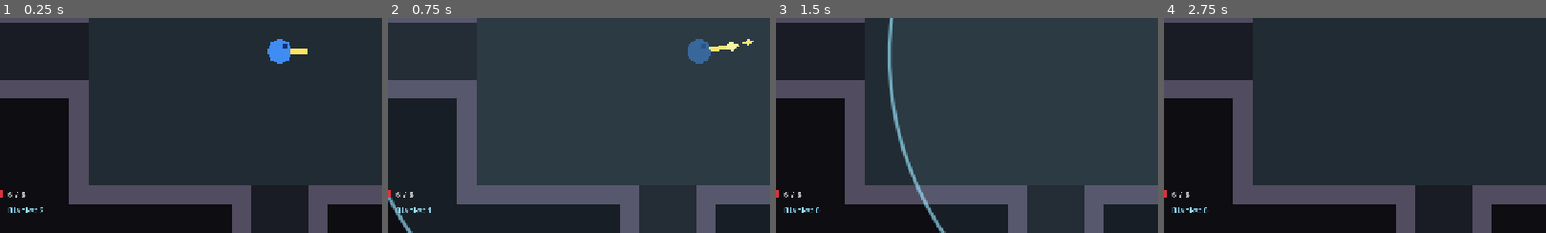
Above: before the commit, frames 1-4 (left to right).
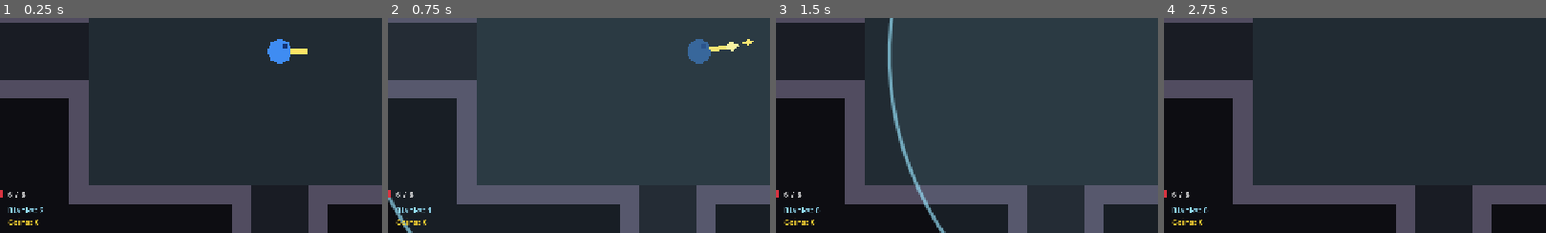
Above: after the commit, the same moments.

Repository: SalemRose/Gungeon-Massive-Ripoff-Edition
Game: Godot game, scene res://levels/floor_level/floor_level.tscn
Two runs of this game, one before a commit and one after it. Both use one fixed random seed, a clock stepped at 60 frames per second and the inputs below.
Inputs (mouse positions are % of the whole screen's width and height, from its top left):
- Up to frame 1 (0.25 s): no input
- Up to frame 2 (0.75 s): tap Enter at 0.5 s; move the mouse to (72, 45) at 0.52 s; hold D (move_right) from 0.53 s (still down); tap Q (blank) at 0.6 s; click (72, 45) at 0.67 s
- Up to frame 3 (1.5 s): move the mouse to (30, 55) at 1.27 s; release D (move_right) at 1.28 s; hold S (move_down) from 1.28 s (still down); tap Q (blank) at 1.35 s
- Up to frame 4 (2.75 s): move the mouse to (60, 28) at 2.02 s; release S (move_down) at 2.03 s; hold D (move_right) from 2.03 s (still down); tap Space (dodge) at 2.1 s; tap Q (blank) at 2.3 s
The pictures show only the part of the screen within x 13-63%, y 42-92%; the shares and areas given below are measured in that part.

The runs differ from the first frame. In frame 1, 0.1% of the frame differs, in the area x 2-10%, y 93-97%; in frame 2, 0.1%; in frame 3, 0.1%; in frame 4, 0.1%.

Commit message:
Step 8b: coins and HUD display
Co-Authored-By: Claude Sonnet 5.5 <noreply@anthropic.com>
Claude-Session: https://claude.ai/code/session_01EKLoHM38k4sTvWqdQMzUWo

Diff:
--- a/entities/enemies/enemy.gd
+++ b/entities/enemies/enemy.gd
@@ -186,10 +186,13 @@
 func _drop_loot() -> void:
 	var rng := RandomNumberGenerator.new()
 	rng.randomize()
+	var holder: Node = _room if _room != null else get_parent()
 	var kind := Pickup.roll_drop(rng, drop_luck)
 	if kind >= 0:
-		var holder: Node = _room if _room != null else get_parent()
 		Pickup.spawn(holder, global_position, kind)
+	# Coins scatter a little so they don't stack on one spot.
+	for i in Pickup.roll_coins(rng, drop_luck):
+		Pickup.spawn(holder, global_position + Vector2(rng.randf_range(-12.0, 12.0), rng.randf_range(-12.0, 12.0)), Pickup.Kind.COIN)
 
 
 func _die() -> void:
--- a/entities/pickups/pickup.gd
+++ b/entities/pickups/pickup.gd
@@ -16,14 +16,14 @@
 
 signal collected(kind: int)
 
-## Add new kinds at the END (8b adds coins).
-enum Kind { HEART, AMMO, BLANK }
+## Add new kinds at the END.
+enum Kind { HEART, AMMO, BLANK, COIN }
 
 const SCENE: PackedScene = preload("res://entities/pickups/pickup.tscn")
 const PLAYER_GROUP := "player"
 
 @export var kind: Kind = Kind.HEART
-## Hearts healed / blanks given.
+## Hearts healed / blanks given / coins worth.
 @export var amount: int = 1
 ## Ammo boxes refill this fraction of every gun's MAX reserve.
 @export_range(0.0, 1.0) var ammo_fraction: float = 0.4
@@ -33,6 +33,9 @@
 
 ## Drop chances per enemy kill (before the enemy's own multiplier).
 const DROP_CHANCES := {Kind.HEART: 0.06, Kind.AMMO: 0.14, Kind.BLANK: 0.03}
+
+## Coins dropped per kill: index = how many (0..3), value = chance (sums to 1).
+const COIN_DROP_ODDS := [0.40, 0.40, 0.15, 0.05]
 
 var _bob_time: float = 0.0
 
@@ -60,6 +63,24 @@
 		if roll < total:
 			return pickup_kind
 	return -1
+
+
+## How many coins an enemy kill drops (0 to 3). `luck` shifts odds upward.
+static func roll_coins(rng: RandomNumberGenerator, luck: float = 1.0) -> int:
+	if luck <= 0.0:
+		return 0
+	var roll := rng.randf()
+	var count := 0
+	var total := 0.0
+	for i in COIN_DROP_ODDS.size():
+		total += COIN_DROP_ODDS[i]
+		if roll < total:
+			count = i
+			break
+	# More luck: a chance for one extra coin.
+	if luck > 1.0 and rng.randf() < luck - 1.0:
+		count += 1
+	return count
 
 
 func _ready() -> void:
@@ -97,6 +118,8 @@
 			return player.weapon_manager.weapons.any(func(w): return not w.data.infinite_ammo and w.reserve < w.data.max_reserve_ammo)
 		Kind.BLANK:
 			return player.blanks < player.max_blanks
+		Kind.COIN:
+			return true
 	return false
 
 
@@ -118,6 +141,10 @@
 			player.add_blanks(amount)
 			label = "+BLANK"
 			color = Color(0.6, 0.9, 1.0)
+		Kind.COIN:
+			player.add_coins(amount)
+			label = "+%d" % amount
+			color = Color(1.0, 0.85, 0.2)
 	FloatingText.spawn(get_parent(), global_position + Vector2(0.0, -10.0), label, color, 10)
 	collected.emit(kind)
 	set_physics_process(false)
@@ -143,4 +170,10 @@
 			for i in 12:
 				points.append(Vector2.from_angle(TAU * i / 12.0) * 6.0)
 			polygon.polygon = points
+		Kind.COIN:
+			polygon.color = Color(1.0, 0.82, 0.2)
+			var coin_points := PackedVector2Array()
+			for i in 10:
+				coin_points.append(Vector2.from_angle(TAU * i / 10.0) * 4.5)
+			polygon.polygon = coin_points
 	visual.add_child(polygon)
--- a/entities/player/player.gd
+++ b/entities/player/player.gd
@@ -20,6 +20,8 @@
 signal health_changed(current: int, maximum: int)
 signal rolled(direction: Vector2)
 signal blanks_changed(current: int, maximum: int)
+## The coin purse changed (picked up, or spent in a shop).
+signal coins_changed(current: int)
 ## A melee swing began, aimed along `direction`.
 signal melee_swung(direction: Vector2)
 ## The swing knocked `count` enemy bullets back at their owners.
@@ -126,6 +128,9 @@
 var _roll_buffer_left: float = 0.0
 var _hurt_iframes_left: float = 0.0
 var blanks: int
+## Currency for this run (shops). Resets on a new run; permanent currency is a
+## separate thing (meta-progression, step 12).
+var coins: int = 0
 var _melee_time: float = 0.0
 var _melee_cooldown_left: float = 0.0
 var _melee_hit_done: bool = false
@@ -463,6 +468,20 @@
 	return blanks - before
 
 
+func add_coins(amount: int) -> void:
+	coins = maxi(0, coins + amount)
+	coins_changed.emit(coins)
+
+
+## Pays `price` if you can afford it. Returns false (and takes nothing) if not.
+func spend_coins(price: int) -> bool:
+	if price < 0 or coins < price:
+		return false
+	coins -= price
+	coins_changed.emit(coins)
+	return true
+
+
 func heal(amount: int) -> void:
 	health = mini(max_health, health + amount)
 	health_changed.emit(health, max_health)
--- a/ui/hud/hud.gd
+++ b/ui/hud/hud.gd
@@ -11,6 +11,7 @@
 @onready var ammo_label: Label = $Root/AmmoLabel
 @onready var reload_bar: ProgressBar = $Root/ReloadBar
 @onready var blank_label: Label = $Root/BlankLabel
+@onready var coin_label: Label = $Root/CoinLabel
 @onready var room_label: Label = $RoomLabel
 
 var _player: Player
@@ -27,6 +28,7 @@
 	health_bar.value = _player.health
 	health_label.text = "%d / %d" % [_player.health, _player.max_health]
 	blank_label.text = "Blanks: %d" % _player.blanks
+	coin_label.text = "Coins: %d" % _player.coins
 
 	var manager := _player.weapon_manager
 	var weapon := manager.current
--- a/ui/hud/hud.tscn
+++ b/ui/hud/hud.tscn
@@ -64,6 +64,16 @@
 theme_override_font_sizes/font_size = 14
 text = "Blanks: 2"
 
+[node name="CoinLabel" type="Label" parent="Root"]
+layout_mode = 0
+offset_left = 168.0
+offset_top = 44.0
+offset_right = 264.0
+offset_bottom = 67.0
+theme_override_colors/font_color = Color(1, 0.85, 0.2, 1)
+theme_override_font_sizes/font_size = 14
+text = "Coins: 0"
+
 [node name="ReloadBar" type="ProgressBar" parent="Root"]
 visible = false
 layout_mode = 0
